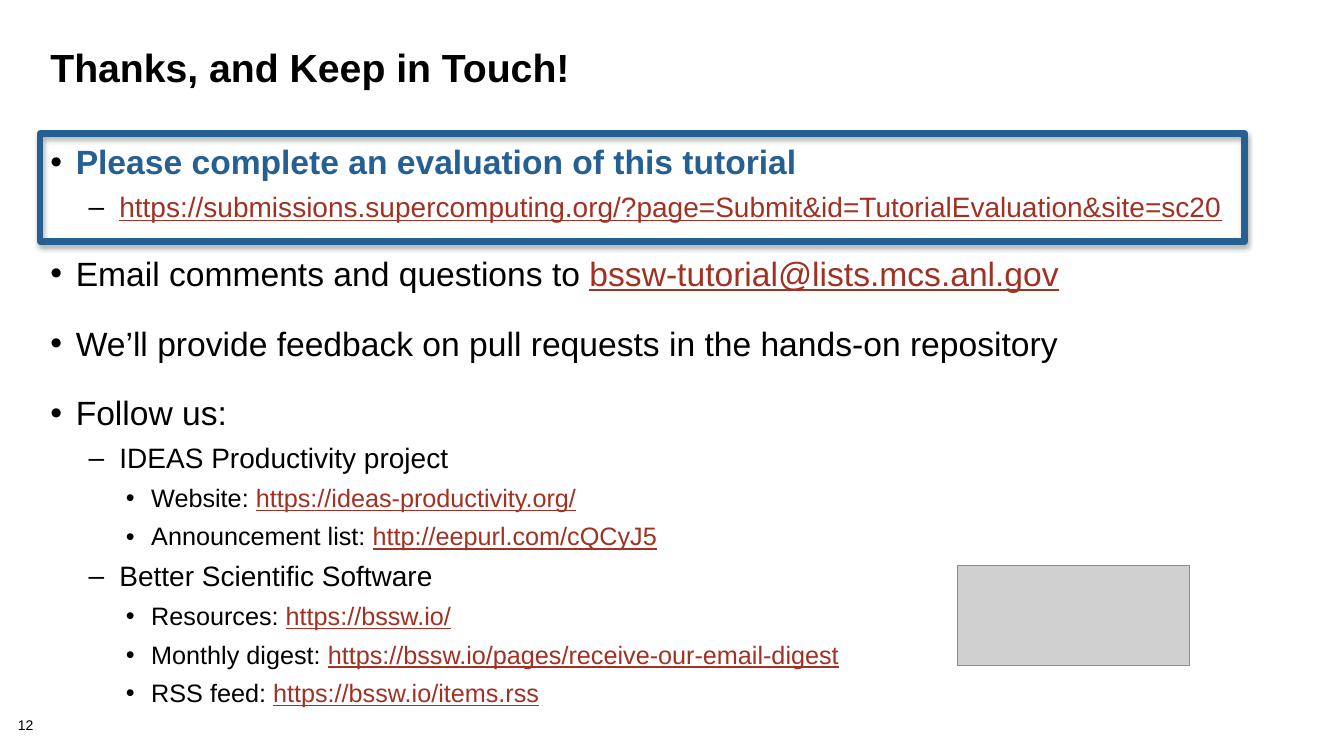
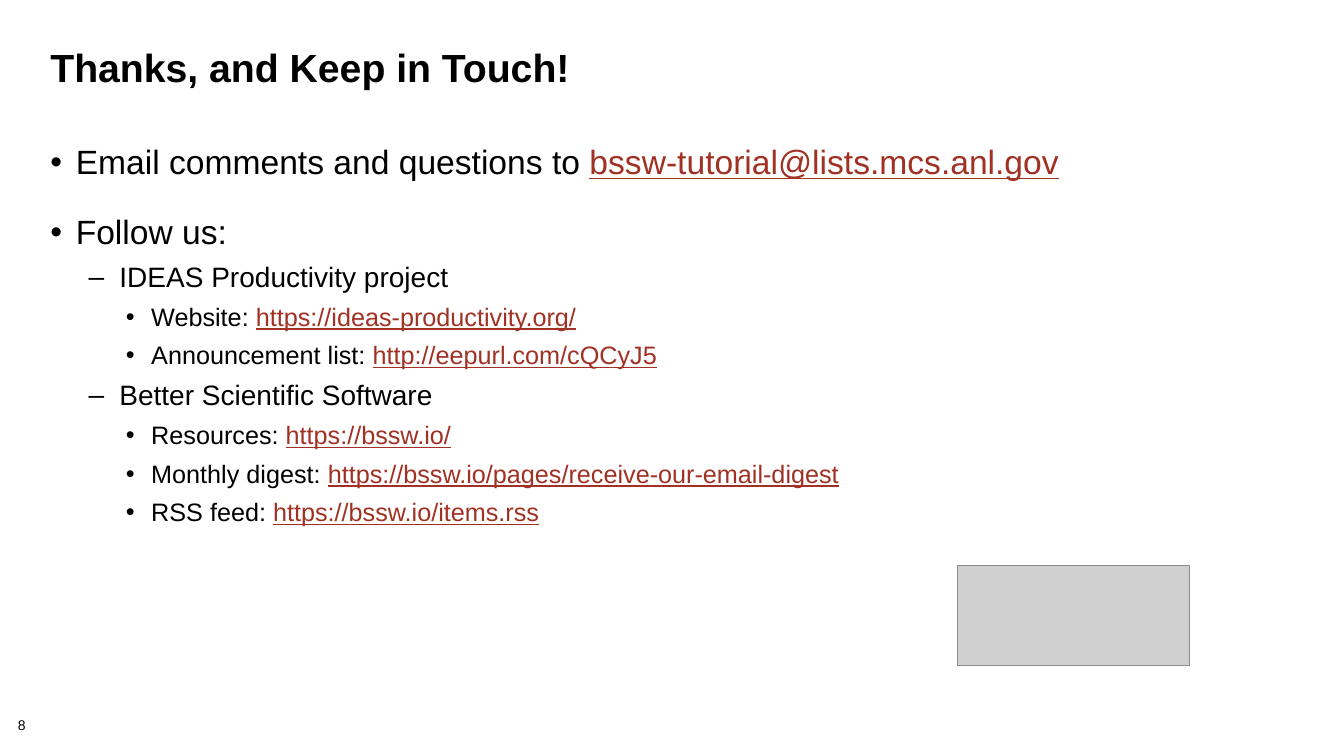
Before and after one commit to bssw-tutorial/presentations, a slide deck: slide 8 of final-presentations/2021-04-12-ecpam/05-summary.pptx (slide 12 before the commit). Drawn at 1344x756 pixels with LibreOffice and Linux fonts; fonts in the diff are those of the drawing; grey boxes stand for pictures; background and template pictures are left out. Boxes give left, top, right and bottom in pixels: in the first picture for what was removed or moved away, otherwise in the second. Text is boxed around its words. In the diff, an @@ line names an element or a change of style, - is before the commit and + after.

```diff
--- a/final-presentations/2021-04-12-ecpam/05-summary.pptx
+++ b/final-presentations/2021-04-12-ecpam/05-summary.pptx
@@ rectangle removed at (40,133,1244,241) @@
@@ text at (76,149,1220,222): paragraphs removed @@
-• Please complete an evaluation of this tutorial
-  – https://submissions.supercomputing.org/?page=Submit&id=TutorialEvaluation&site=sc20
@@ text at (76,331,1058,363): paragraph removed @@
-• We’ll provide feedback on pull requests in the hands-on repository
@@ page number at (18,720,26,730): text changed @@
-12
+8
```
Also in this commit, not shown: 3 other slides changed, 1 slide added, 5 slides removed.
